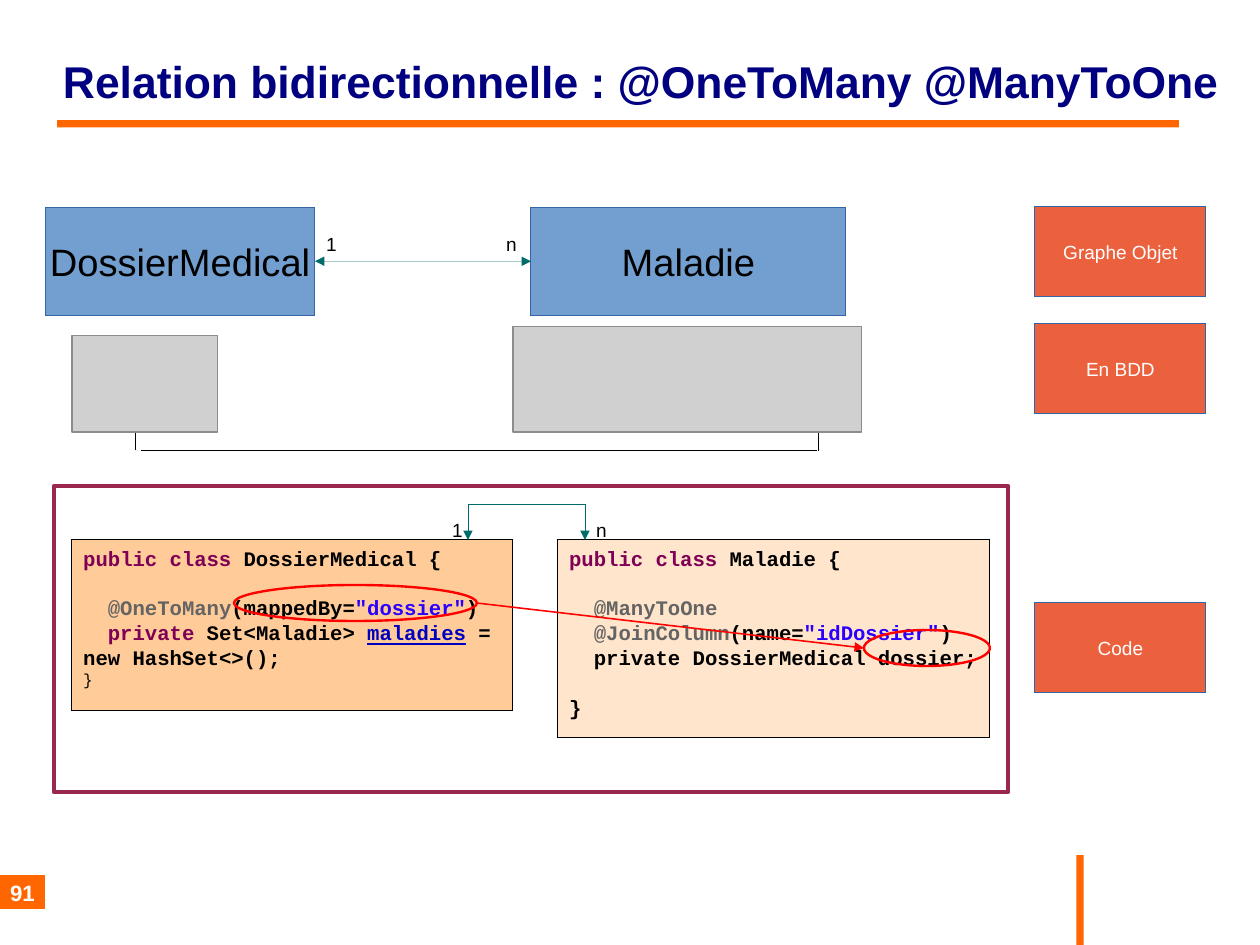
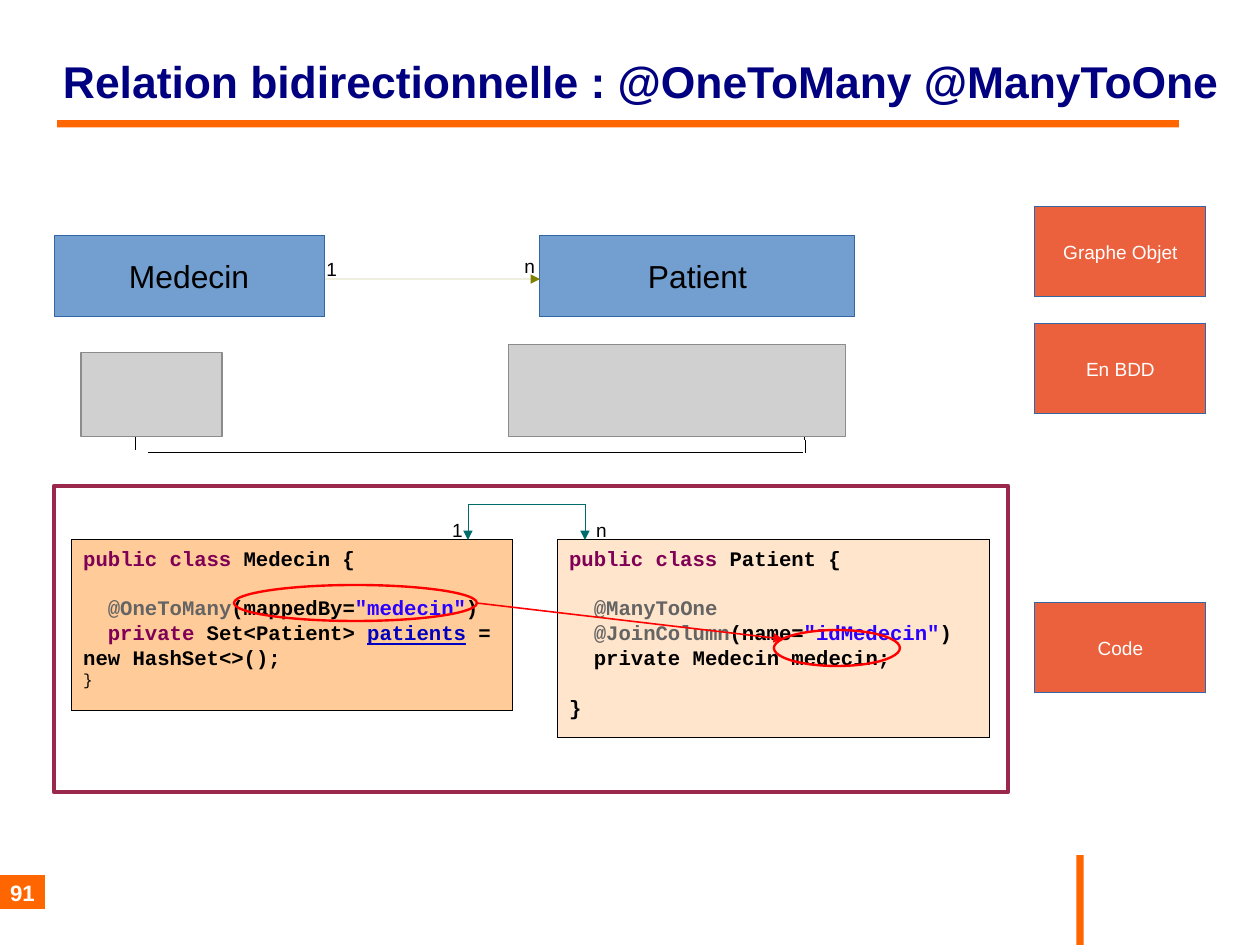
Before and after one commit to philphils/formation-hibernate-basique, a slide deck: slide 91 of Documentation/diapo_formation_hibernate.odp. Drawn at 1260x945 pixels with LibreOffice and Linux fonts; fonts in the diff are those of the drawing; grey boxes stand for pictures; background and template pictures are left out. Boxes give left, top, right and bottom in pixels: in the first picture for what was removed or moved away, otherwise in the second. Text is boxed around its words. In the diff, an @@ line names an element or a change of style, - is before the commit and + after.

Commit message:
Remplacement diapo dossiermedical - maladie par medecin - patient

```diff
--- a/Documentation/diapo_formation_hibernate.odp
+++ b/Documentation/diapo_formation_hibernate.odp
@@ rectangle removed at <box>45,207,314,314</box> @@
-DossierMedical
@@ rectangle removed at <box>532,207,847,314</box> @@
-Maladie
@@ rectangle added at <box>54,236,324,317</box>, fill #729FCF, outline #3465A4 0 pt, 20 pt, text #000000 @@
+Medecin
@@ rectangle added at <box>540,236,855,317</box>, fill #729FCF, outline #3465A4 0 pt, 20 pt, text #000000 @@
+Patient
@@ text "1": place and size @@
-text "1" at <box>326,238,337,251</box>
+text "1" at <box>326,263,337,276</box>
@@ text "n" rewrapped from <box>506,240,517,251</box> to <box>524,262,535,277</box> @@
@@ double arrow moved from (316, 262) - (532, 262) to (325, 279) - (540, 279) @@
@@ double arrow (325, 279) - (540, 279): double arrow to arrow; stroke #006B6B 0 pt to #808000 0 pt @@
@@ picture: place and size @@
-picture at <box>72,335,217,432</box>
+picture at <box>81,352,222,437</box>
@@ picture: place and size @@
-picture at <box>513,326,862,432</box>
+picture at <box>509,344,846,437</box>
@@ line moved from (820, 432) - (820, 450) to (805, 437) - (805, 453) @@
@@ line moved from (142, 450) - (816, 450) to (149, 453) - (803, 453) @@
@@ text in rectangle at <box>83,551,478,670</box>: text changed @@
-public class DossierMedical {
-@OneToMany(mappedBy="dossier")
-private Set<Maladie> maladies = new HashSet<>();
+public class Medecin {
+@OneToMany(mappedBy="medecin")
+private Set<Patient> patients = new HashSet<>();
@@ text in rectangle at <box>569,551,816,571</box>: text changed @@
-public class Maladie {
+public class Patient {
@@ arrow moved from (477, 604) - (864, 648) to (477, 604) - (783, 639) @@
@@ text in rectangle at <box>594,625,952,670</box>: text changed @@
-@JoinColumn(name="idDossier")
-private DossierMedical dossier;
+@JoinColumn(name="idMedecin")
+private Medecin medecin;
@@ ellipse: place and size @@
-ellipse at <box>864,630,990,665</box>
+ellipse at <box>774,630,900,665</box>
```
Also in this commit, not shown: 4 other slides changed.
